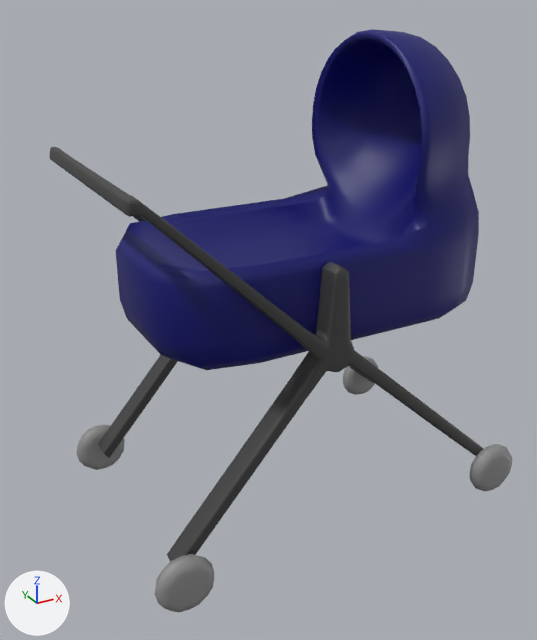
The FBX model Dad Olympics Game/Assets/Models/MEDIUM/Proto_Stroller_01.fbx: old version first, new version second.
One viewpoint serves both versions: a camera (50 mm lens) standing at (-0.734, -1.226, 1.032) and looking at (-0.064, -0.008, 0.423). Lighting does not change. The marker at lower left points along +X, +Y and +Z. Where no turn or scale is listed for an object, it has been applied to the vertices.

Names of what the first picture shows: 'Proto_Stroller_01'.
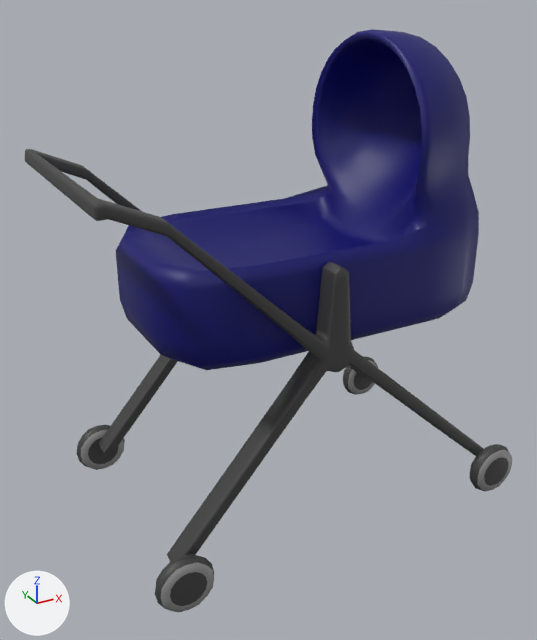
The newer file is also turned or shifted as a whole; pictures and numbers use the older file's frame.

What differs and where, as boxes [x1, y1, x2, y2] in the pictures (537 x 640 px; the box of a moved part takes in the faces that stretch with it):
'Proto_Stroller_01', reshaped, recoloured: before [50, 29, 512, 613]; after [25, 29, 512, 613]
part 1 of me_mesh, moved or reshaped: before [50, 147, 170, 237]; after [25, 149, 170, 237]
part 2 of me_mesh, recoloured: [155, 554, 214, 611] in both
part 3 of me_mesh, recoloured: [77, 425, 125, 468] in both
part 4 of me_mesh, recoloured: [470, 444, 509, 491] in both
part 5 of me_mesh, recoloured (grey to black): [343, 357, 377, 395] in both

What the commit changed:
me_mesh is used by ob_proto_stroller_01; location (0.0, 0.0, 0.489).
me_mesh had 2286 vertices, 2272 faces and spanned x -0.425..0.425, y -0.266..0.266, z -0.481..0.481.
me_mesh now has 2286 vertices, 2272 faces and spans x -0.461..0.425, y -0.266..0.266, z -0.481..0.481.
me_mesh part 1: all 208 vertices in x -0.415..-0.393, y -0.232..0.232, z 0.251..0.276 are moved by (-0.047, 0.0, 0.0).
me_mesh part 2: 48 of the faces centred in x -0.42..-0.315, y -0.266..-0.232, z -0.476..-0.371 switch from mat_concrete_mat (grey #8e8e8e) to mat_roof_mat (black #404040).
me_mesh part 3: 48 of the faces centred in x -0.42..-0.315, y 0.232..0.266, z -0.476..-0.371 switch from mat_concrete_mat (grey #8e8e8e) to mat_roof_mat (black #404040).
me_mesh part 4: 48 of the faces centred in x 0.315..0.42, y -0.266..-0.232, z -0.476..-0.371 switch from mat_concrete_mat (grey #8e8e8e) to mat_roof_mat (black #404040).
me_mesh part 5: 48 of the faces centred in x 0.315..0.42, y 0.232..0.266, z -0.476..-0.371 switch from mat_concrete_mat (grey #8e8e8e) to mat_roof_mat (black #404040).
